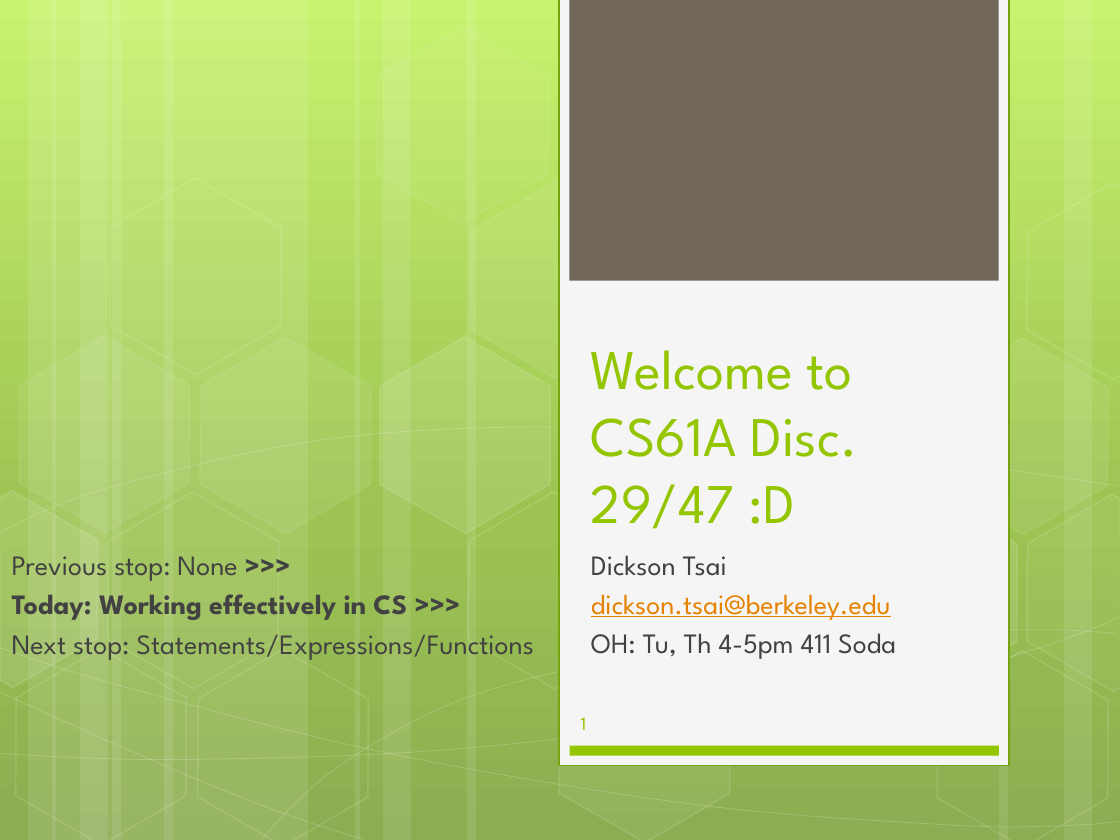
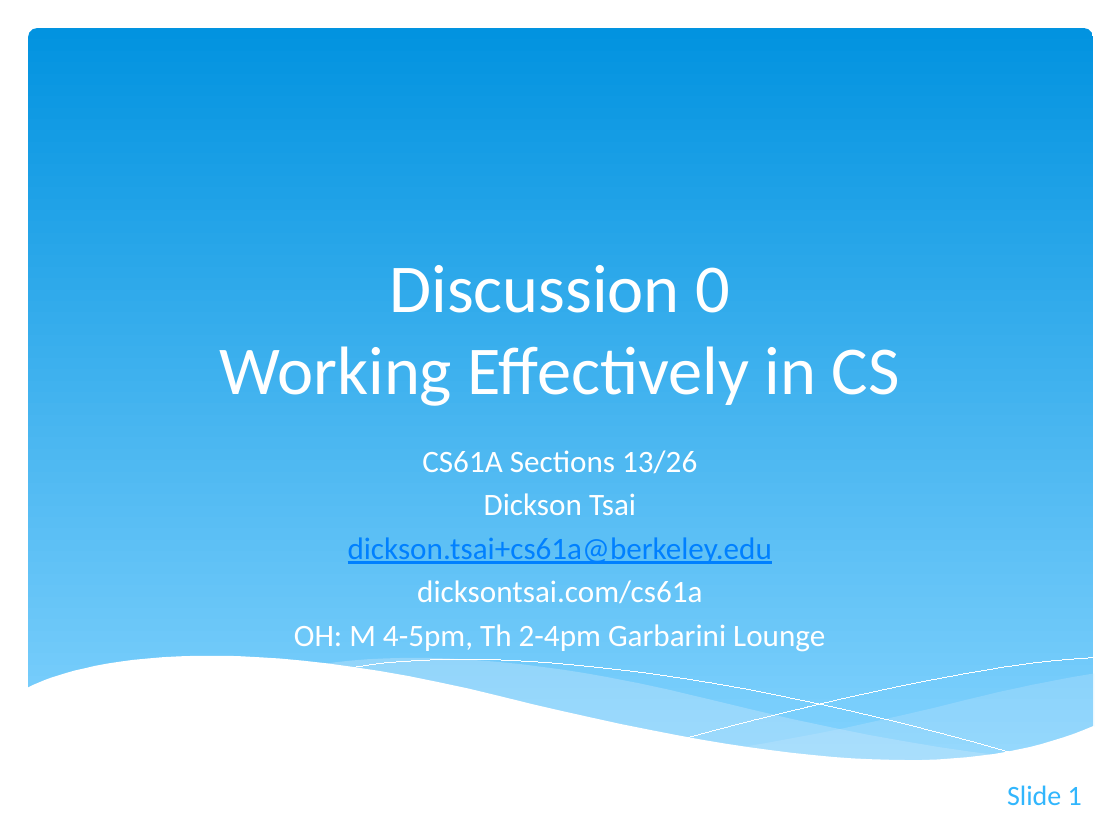
Before and after one commit to dicksontsai/personal_website, a slide deck: slide 1 of cs61a/discussion/disc0.pptx. Drawn at 1120x840 pixels with LibreOffice and Linux fonts; fonts in the diff are those of the drawing. Boxes give left, top, right and bottom in pixels: in the first picture for what was removed or moved away, otherwise in the second. Text is boxed around its words. In the diff, an @@ line names an element or a change of style, - is before the commit and + after.

Commit message:
Uploaded updated disc0

```diff
--- a/cs61a/discussion/disc0.pptx
+++ b/cs61a/discussion/disc0.pptx
@@ background gradient #C3F35F to #93BF3F to #81A53E to #FFFFFF @@
@@ rounded rectangle added at (28,28,1093,767), fill gradient #0293E0 to #83D3FE @@
@@ rectangle removed at (559,0,1009,766) @@
@@ rectangle removed at (569,0,998,281) @@
@@ group removed at (0,0,1120,840): 14 hexagons, 12 rectangles, 6 freeform shapes @@
@@ title added at (219,265,900,406), 44 pt, text #FFFFFF @@
+Discussion 0
+Working Effectively in CS
@@ title removed at (591,350,857,529) @@
-Welcome to CS61A Disc. 29/47 :D
@@ subtitle "CS61A Sections 13/26": place and size @@
-subtitle "CS61A Sections 13/26" at (591,555,896,659)
+subtitle "CS61A Sections 13/26" at (294,450,825,652)
@@ subtitle at (422,450,697,474): paragraph added @@
+CS61A Sections 13/26
@@ subtitle at (484,493,636,515): size 18 to 20 pt, font League Spartan to Calibri, text colour #424242 to #FFFFFF in "Dickson Tsai"; alignment left to centre @@
@@ subtitle at (294,537,825,652): text changed; size 18 to 20 pt; font League Spartan to Calibri; text colour #E68200 to #FFFFFF @@
-dickson.tsai@berkeley.edu
-OH: Tu, Th 4-5pm 411 Soda
+dickson.tsai+cs61a@berkeley.edu
+dicksontsai.com/cs61a
+OH: M 4-5pm, Th 2-4pm Garbarini Lounge
@@ text removed at (12,556,534,660) @@
-• Previous stop: None >>>
-• Today: Working effectively in CS >>>
-• Next stop: Statements/Expressions/Functions
@@ freeform shape: place and size @@
-freeform shape at (0,647,1119,829)
+freeform shape at (26,656,1094,820)
@@ freeform shape at (26,656,1094,820): fill none to #FFFFFF; outline #FFFFFF 0.5 pt to none @@
@@ freeform shape added at (321,657,1001,762), fill #C6E7FC at 40% opacity @@
@@ freeform shape added at (688,657,1093,737), outline #FFFFFF 0 pt @@
@@ freeform shape: place and size @@
-freeform shape at (262,628,1118,839)
+freeform shape at (347,660,1018,755)
@@ freeform shape at (347,660,1018,755): outline #FFFFFF 0.5 pt to #FFFFFF 0 pt @@
@@ freeform shape added at (741,673,1094,760), fill #C6E7FC at 29% opacity @@
@@ rectangle removed at (570,746,999,756) @@
@@ page number at (1007,785,1082,805): vertical alignment middle to top @@
@@ page number at (1007,785,1082,805): text changed; size 12 to 18 pt; font League Spartan to Calibri; text colour #94C600 to #31B6FD @@
-1
+Slide 1
```
Also in this commit, not shown: 3 other slides changed, 27 slides added, 11 slides removed, 4 other files.
